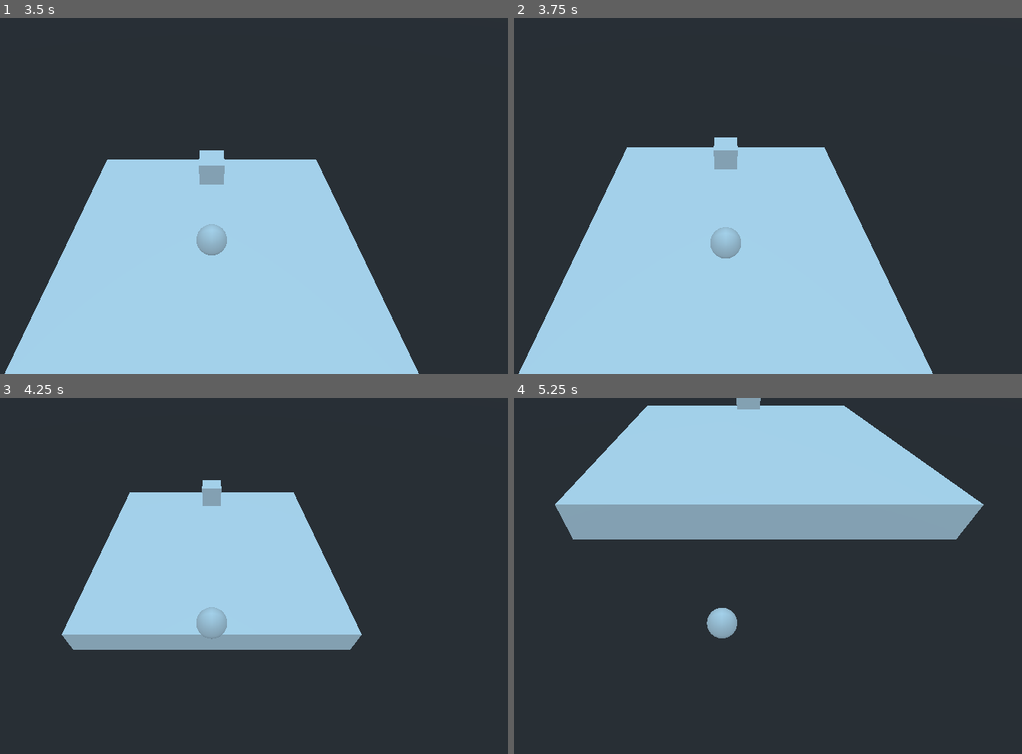
Above: before the commit, frames 1-4 (two rows, left to right).
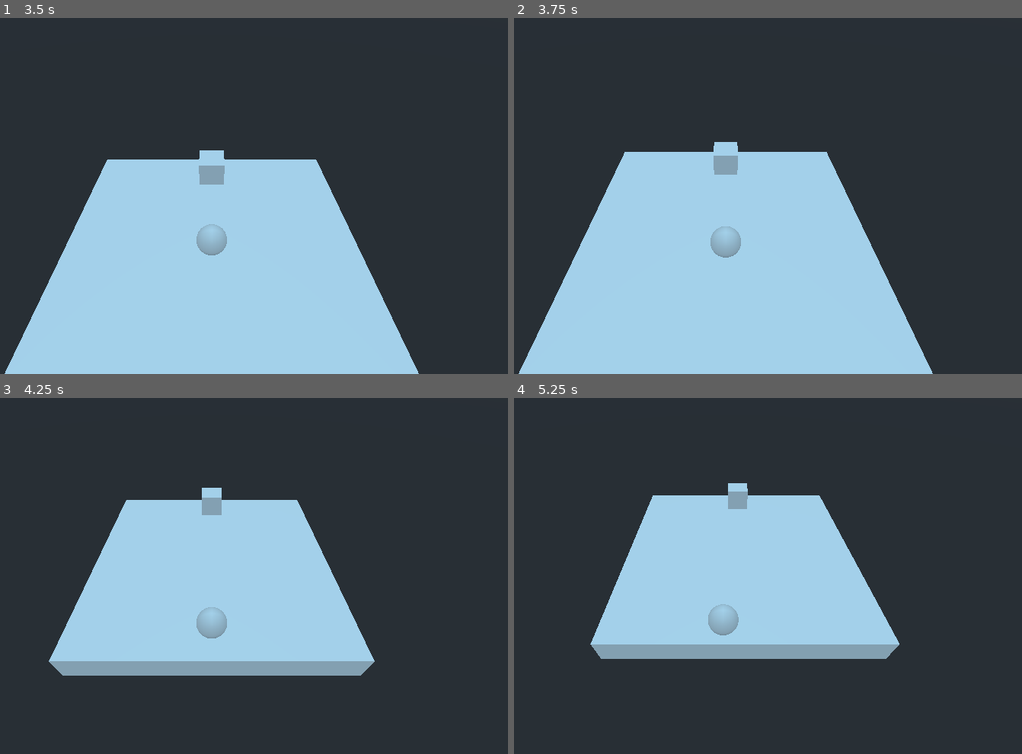
Above: after the commit, the same moments.

Repository: ClarkThyLord/NULL
Game: Godot game, scene res://Test/Spatial.tscn
The game is run twice, just before and just after one commit, with the same random seed, the same clock (stepped at 60 frames per second) and the same inputs. The project has no main scene, so this scene is started directly.
Inputs:
- Up to frame 1 (3.5 s): tap Enter at 0.5 s; hold J (attack) 0.53-1.28 s; tap Space (action_space) at 1.25 s; tap Shift (action_shift) at 1.35 s; tap J (attack) at 1.55, 2.3, 2.85 s; hold Space (action_space) 2.03-2.78 s
- Up to frame 2 (3.75 s): hold S (move_bw) from 3.53 s (still down)
- Up to frame 3 (4.25 s): keep holding S (move_bw); tap J (attack) at 3.8 s
- Up to frame 4 (5.25 s): release S (move_bw) at 4.28 s; tap W (move_fw) at 4.35 s; tap J (attack) at 4.55 s; hold A (move_lf) from 5.03 s (still down)

Frame 1 is identical in both runs. In frame 2, 0.7% of the frame differs, in the area x 21-62%, y 33-68%; in frame 3, 8.0%; in frame 4, 41%, in the area x 8-93%, y 0-74%.

Commit message:
Comments on player code

Diff:
--- a/Player/Player.gd
+++ b/Player/Player.gd
@@ -10,18 +10,19 @@
 export (float) var jump_height
 
 
-# Called when the node enters the scene tree for the first time.
 func _ready():
+	#Get the scene's camera
 	camera = get_viewport().get_camera().get_global_transform()
-	pass # Replace with function body.
 
 
-# Called every frame. 'delta' is the elapsed time since the previous frame.
-#func _process(delta):
-#	pass
 
 func _process(delta):
-	walk(delta)
+	#Call all the action the player can do
+	movement(delta)
+	attack()
+
+func attack():
+	#Enable collision box when input attack is done and disable it when not
 	if(Input.is_action_pressed("attack")):
 		get_node("Hit").get_node("Hitbox").disabled = false
 	else:
@@ -29,9 +30,9 @@
 
 
 
-func walk(delta):
+func movement(delta):
+	#Declare the vector that will tell the direction the player wants to move
 	var dir = Vector3()
-
 	if(Input.is_action_pressed("move_fw")):
 		dir.z -= 1
 	if(Input.is_action_pressed("move_bw")):
@@ -42,32 +43,40 @@
 		dir.x += 1
 	dir = dir.normalized()
 
+	#Make gravity change y position of player
 	velocity.y += gravity * delta
 
+	#Declare a temporal variable for velocity so that the y vector doesnt get change
 	var temp_velocity = velocity
 	temp_velocity.y = 0
 
+	#See if player wants the character to run and with that get the new position of the object
 	var speed = SPEED
 	if(Input.is_action_pressed("action_shift")):
 		speed = RUN_SPEED
 	var target = dir * speed
 
+	#deaccelerate when player is changing direction or stopping
 	var accel = DE_ACCELERATION
 	if(dir.dot(temp_velocity)>0):
 		accel = ACCELERATION
-	temp_velocity = temp_velocity.linear_interpolate(target, DE_ACCELERATION * delta)
+
+	#Call the linear_interpolate to make move_and_slide movement with the acceleration given
+	temp_velocity = temp_velocity.linear_interpolate(target, accel * delta)
 	velocity.x = temp_velocity.x
 	velocity.z = temp_velocity.z
-
 	velocity = move_and_slide(velocity, Vector3(0,1,0))
 
+	#Rotate the player towards where its moving, "if" dectects if player is moving
 	if abs(velocity.x) >= 1 or abs(velocity.z) >= 1:
 		var rot = get_rotation()
 		rot.y = atan2(-temp_velocity.x,-temp_velocity.z)
 		set_rotation(rot)
 
+	#Jumping when player its on floor and inpus space is done
 	if is_on_floor() and Input.is_action_pressed("action_space"):
 		velocity.y = jump_height
 
+#Attack hit
 func _on_Hit_body_entered(body):
 	print("hit")
--- a/Player/PlayerCamera.gd
+++ b/Player/PlayerCamera.gd
@@ -1,15 +1,18 @@
+#This code will make the camera to not rotate with the player
 extends Camera
 
 onready var player = get_parent()
 var offset : Vector3
 
 func _init():
+	#Not follow any of the parent node movement including rotation
 	set_as_toplevel(true)
 
 func _ready():
 	offset = get_global_transform().origin
 
 func _physics_process(delta):
+	#Follow the movement of parent node (player)
 	var target = player.get_global_transform().origin
 	var base = get_global_transform().basis
 	set_global_transform(Transform(base, target + offset))
